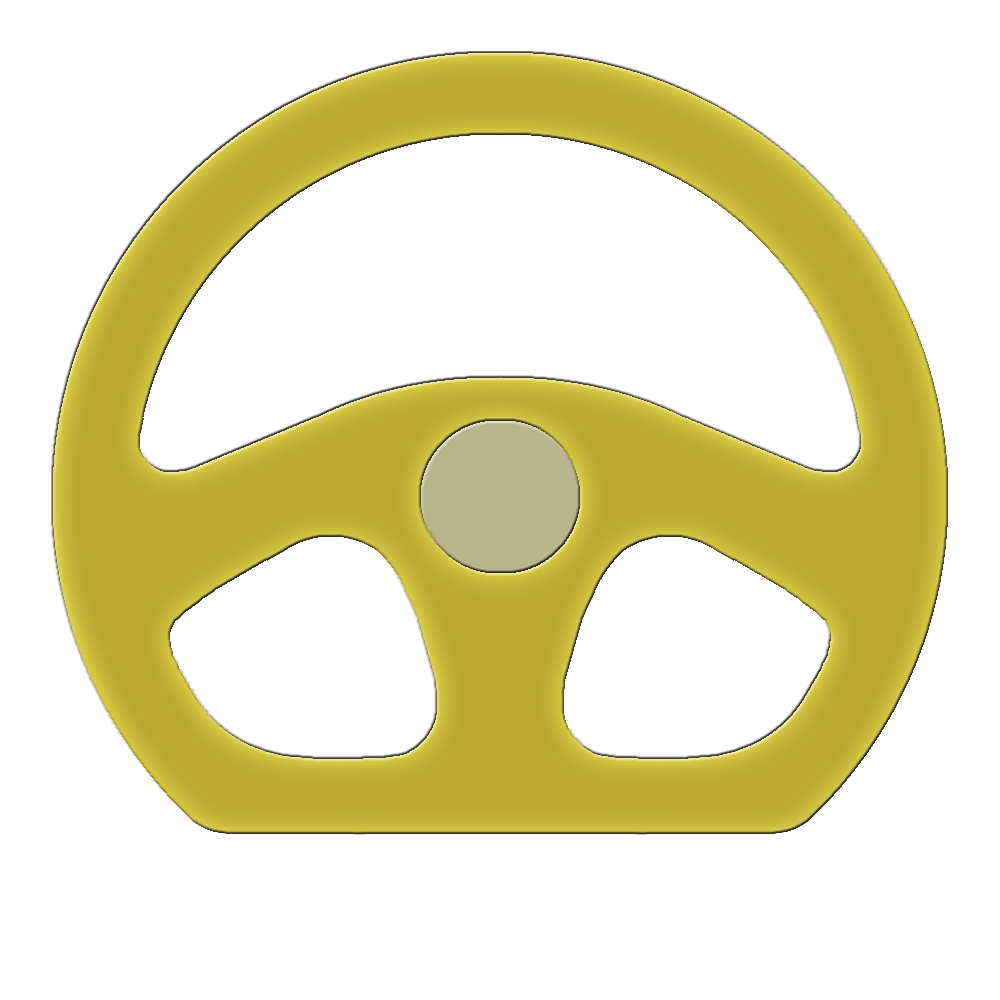
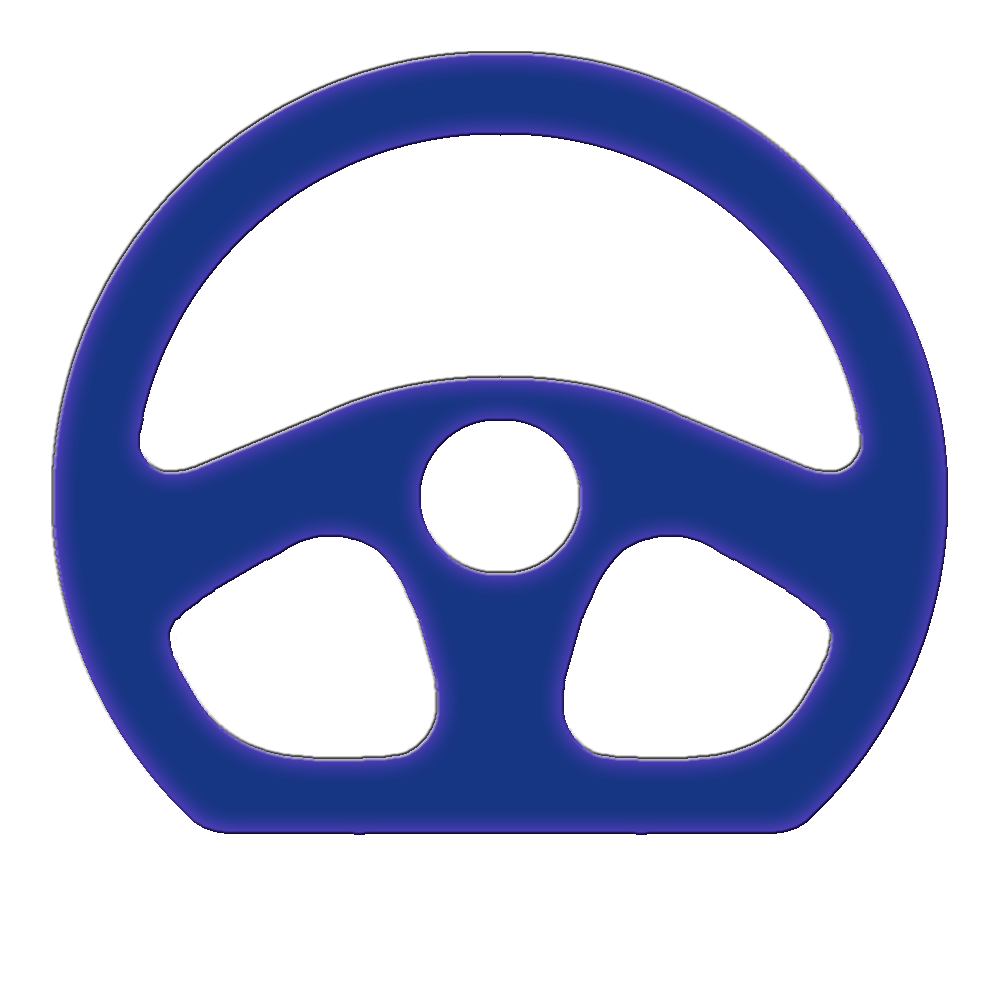
Layers edited between the first and the second 1000x1000 image:
painted on "wheel" (1st of 2) over [53, 53, 948, 835]
hid "Layer 3" over [415, 416, 586, 580]
